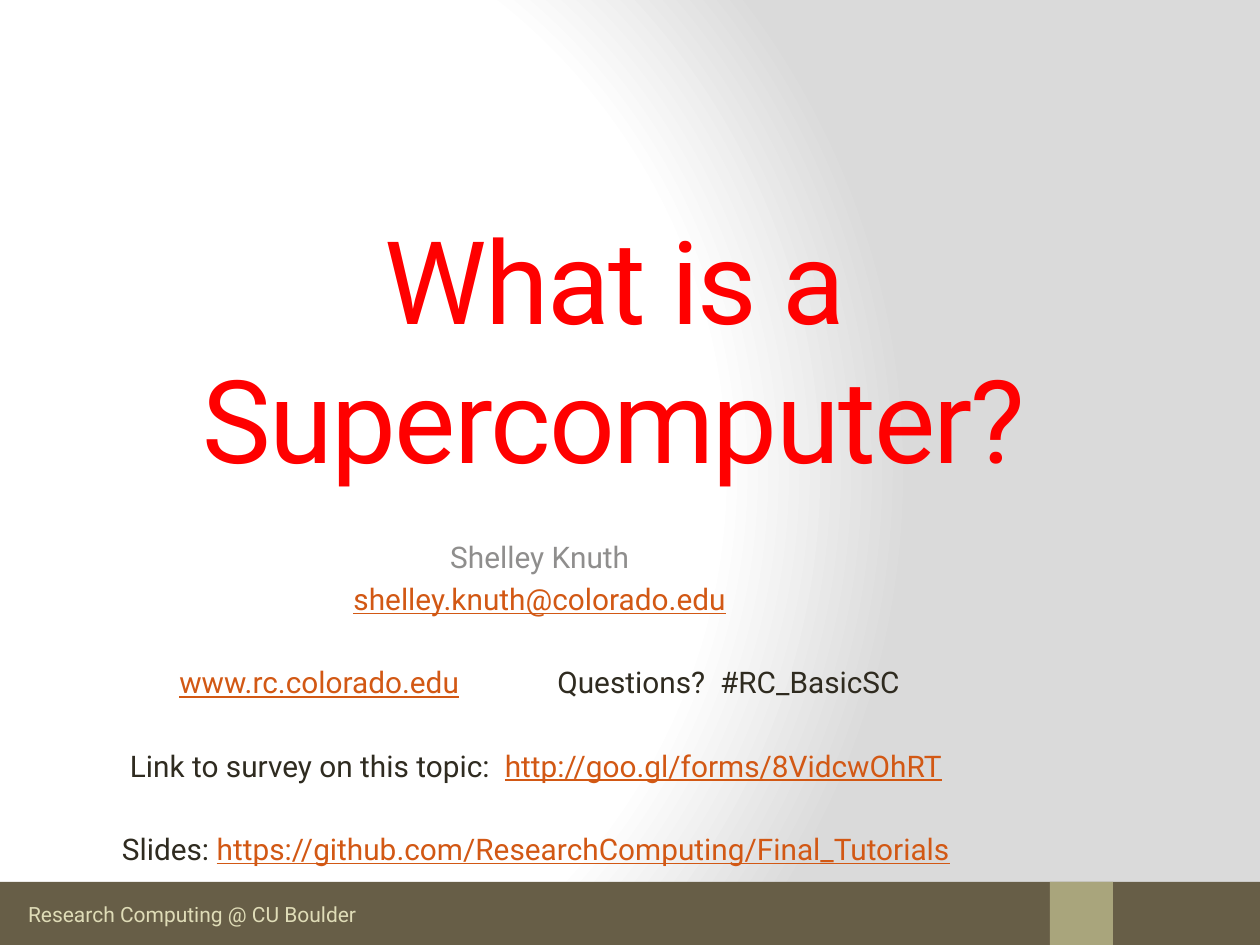
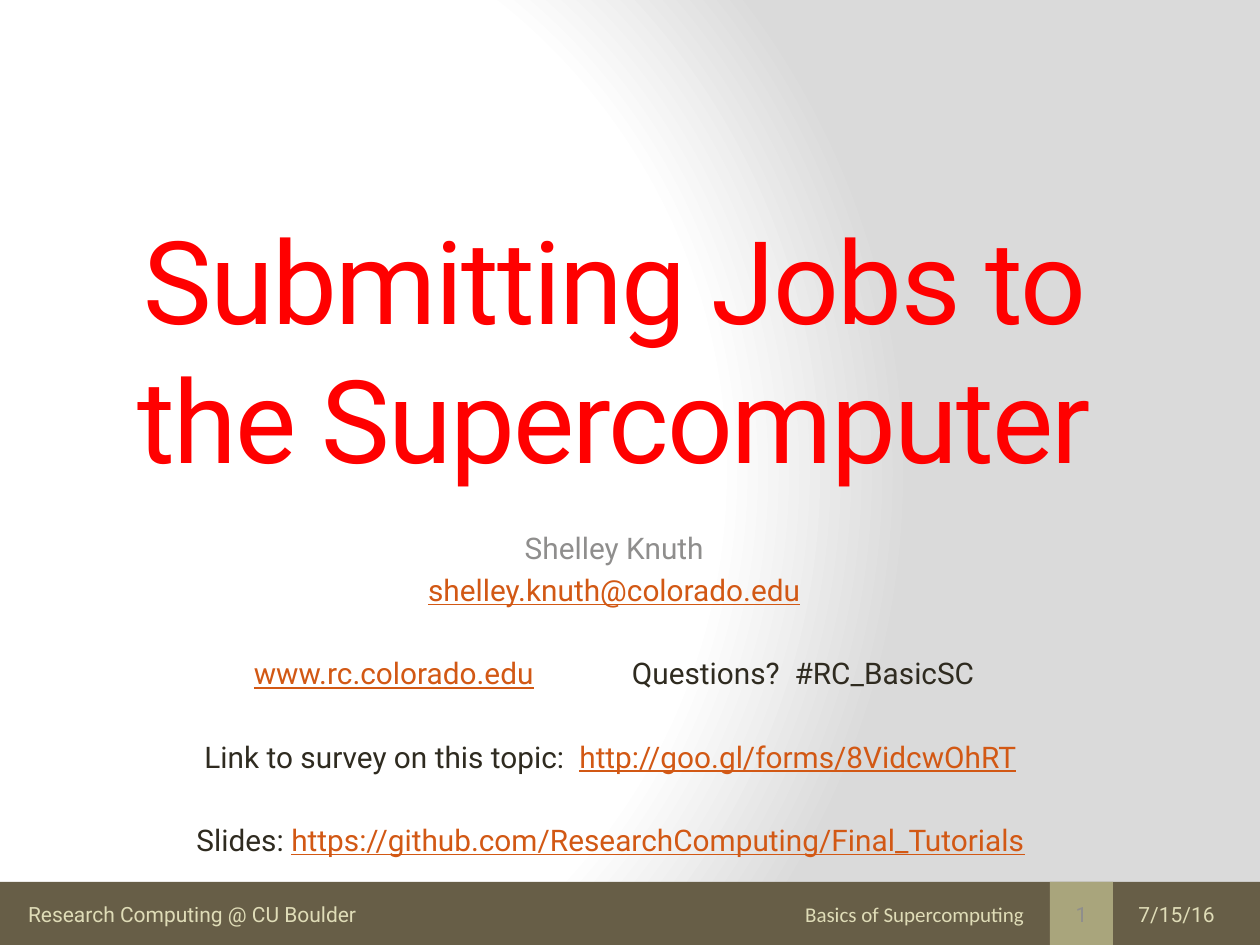
Before and after one commit to kkwinner/Final_Tutorials, a slide deck: slide 1 of Basics_Supercomputing/submitting_jobs_supercomputer.pptx. Drawn at 1260x945 pixels with LibreOffice and Linux fonts; fonts in the diff are those of the drawing. Boxes give left, top, right and bottom in pixels: in the first picture for what was removed or moved away, otherwise in the second. Text is boxed around its words. In the diff, an @@ line names an element or a change of style, - is before the commit and + after.

Commit message:
Updated talks for 2016 Basics Workshop

```diff
--- a/Basics_Supercomputing/submitting_jobs_supercomputer.pptx
+++ b/Basics_Supercomputing/submitting_jobs_supercomputer.pptx
@@ title at <box>137,237,1090,487</box>: text changed @@
-What is a Supercomputer?
+Submitting Jobs to the Supercomputer
@@ subtitle "Shelley Knuth": place and size @@
-subtitle "Shelley Knuth" at <box>122,546,950,867</box>
+subtitle "Shelley Knuth" at <box>196,537,1024,857</box>
@@ text added at <box>805,907,1024,926</box>, 12 pt, text #DFDCB7 @@
+Basics of Supercomputing
@@ text added at <box>1138,907,1214,923</box>, 12 pt, text #DFDCB7 @@
+7/15/16
```
Also in this commit, not shown: 5 other slides changed, 15 slides added, 2 other files.
